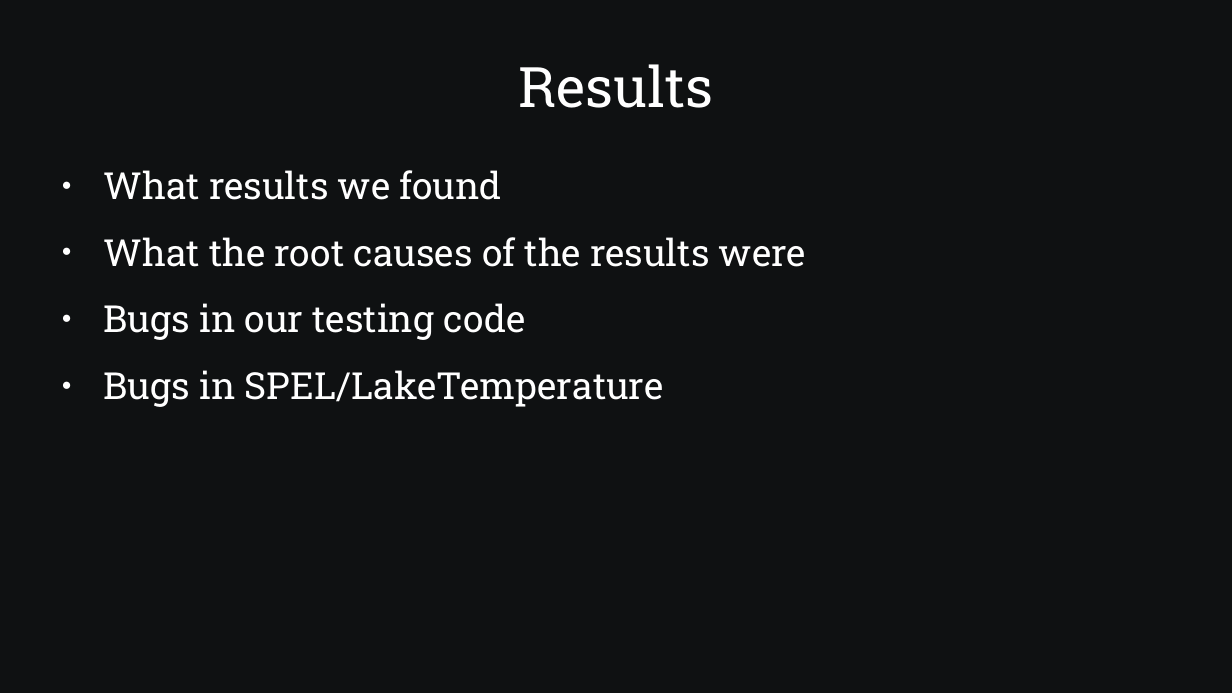
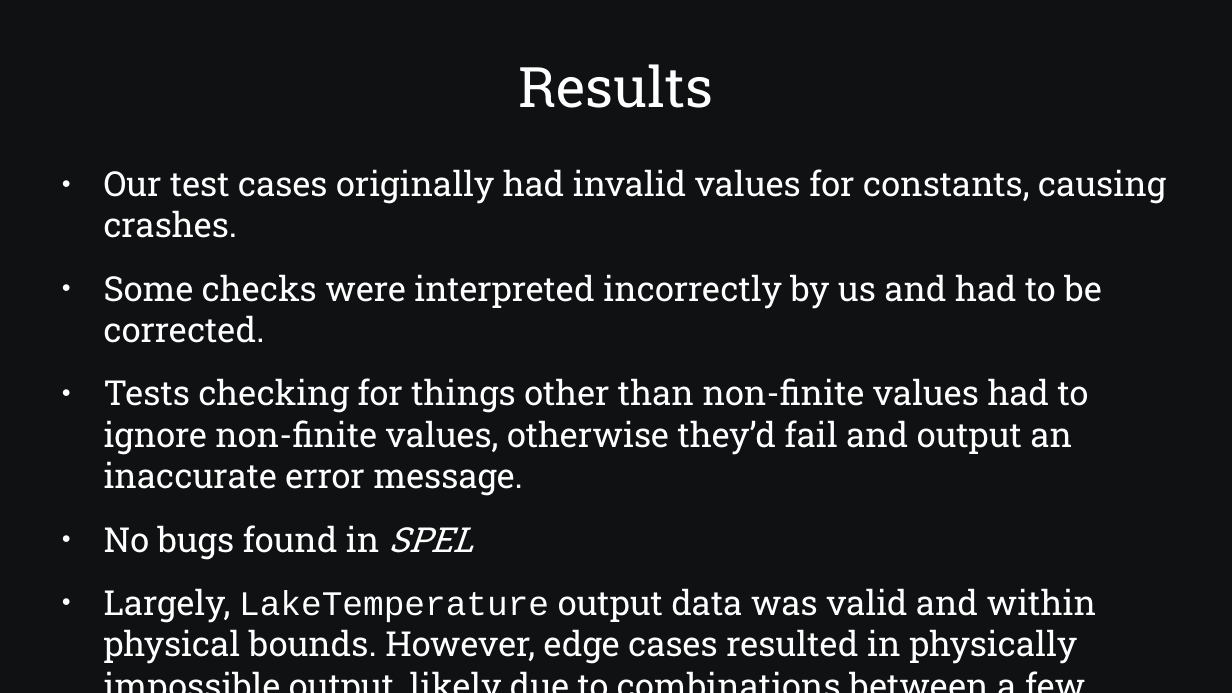
Before and after one commit to SamAllen06/lake_temp_work, a slide deck: slide 10 of documentation/for_collaborators/AnalysisOverview.pptx (slide 6 before the commit). Drawn at 1232x693 pixels with LibreOffice and Linux fonts; fonts in the diff are those of the drawing. Boxes give left, top, right and bottom in pixels: in the first picture for what was removed or moved away, otherwise in the second. Text is boxed around its words. In the diff, an @@ line names an element or a change of style, - is before the commit and + after.

```diff
--- a/documentation/for_collaborators/AnalysisOverview.pptx
+++ b/documentation/for_collaborators/AnalysisOverview.pptx
@@ text at box(104, 169, 1166, 664): text changed; size 24 to 22.2 pt @@
-● What results we found
-● What the root causes of the results were
-● Bugs in our testing code
-● Bugs in SPEL/LakeTemperature
+● Our test cases originally had invalid values for constants, causing crashes.
+● Some checks were interpreted incorrectly by us and had to be corrected.
+● Tests checking for things other than non-finite values had to ignore non-finite values, otherwise they’d fail and output an inaccurate error message.
+● No bugs found in SPEL
+● Largely, LakeTemperature output data was valid and within physical bounds. However, edge cases resulted in physically impossible output, likely due to combinations between a few model constants.
```
Also in this commit, not shown: 7 other slides changed, 7 slides added, 2 slides removed, 1 other file.
